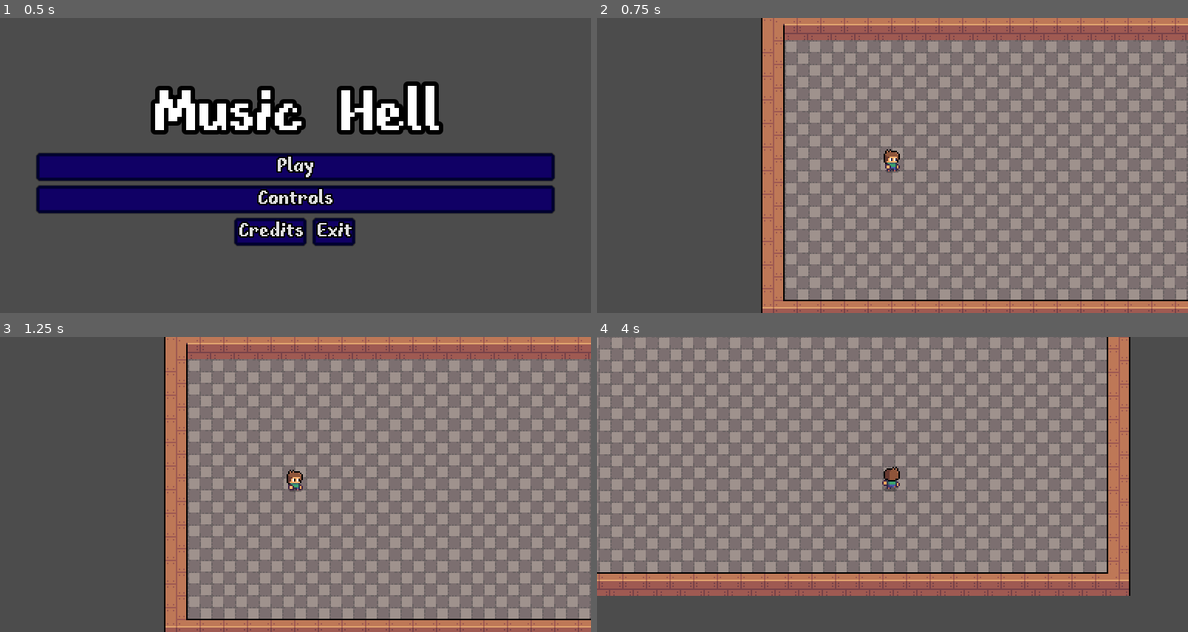
Above: before the commit, frames 1-4 (two rows, left to right).
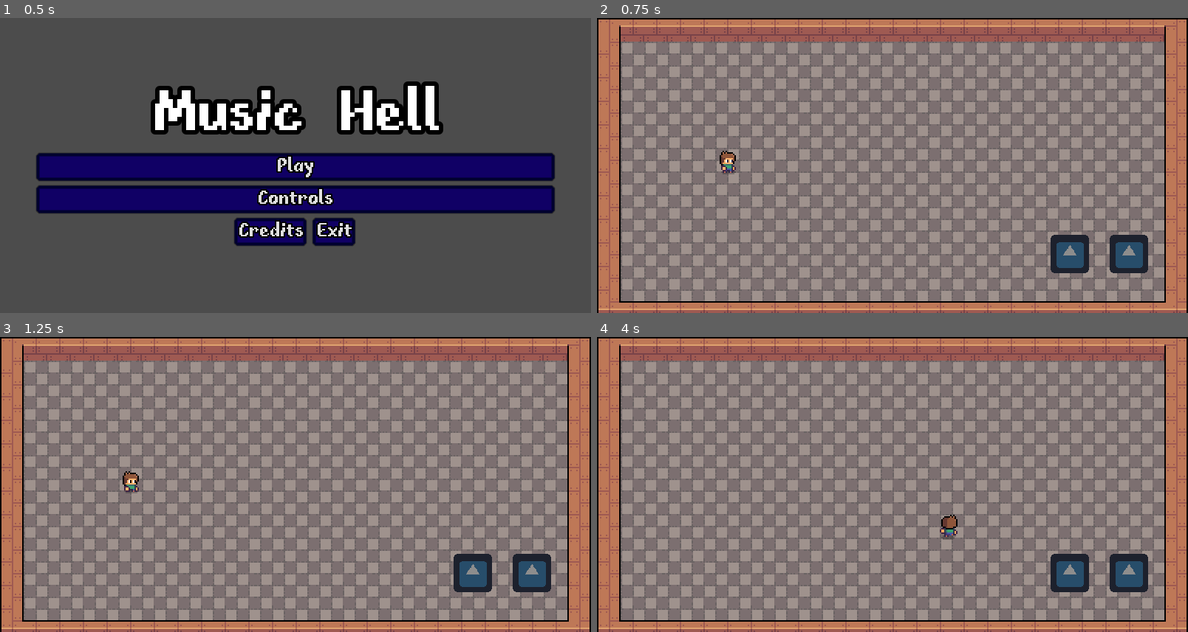
Above: after the commit, the same moments.

Repository: nicolassantibanez/music-hell
Game: Godot game, scene res://scenes/ui/main_menu.tscn
Two runs of this game, one before a commit and one after it. Both use one fixed random seed, a clock stepped at 60 frames per second and the inputs below. The engine's default icon, where the game draws it, is replaced by a stand-in: a white triangle on a blue panel in a dark square.
Inputs (mouse positions are in pixels of both pictures, inside the frame that each line leads up to):
- Up to frame 1 (0.5 s): no input
- Up to frame 2 (0.75 s): click "Play" at 0.5 s
- Up to frame 3 (1.25 s): no input
- Up to frame 4 (4 s): tap Enter at 1.25 s; move the mouse to (1022, 469) at 1.27 s; hold D (move_right) 1.28-2.03 s; click (1022, 469) at 1.42 s; move the mouse to (774, 499) at 2.02 s; hold S (move_down) 2.03-2.78 s; move the mouse to (951, 419) at 2.77 s; hold D (move_right) 2.78-3.53 s; move the mouse to (862, 543) at 3.52 s; hold W (move_up) from 3.53 s (still down); click (862, 543) at 3.67 s

Frame 1 is identical in both runs. In frame 2, 53% of the frame differs, in the area x 0-100%, y 0-100%; in frame 3, 53%; in frame 4, 86%.
Error after the commit: Parse Error: Can't preload resource at path: res://addons/midi/ADSR.tscn (res://addons/midi/MidiPlayer.gd:13)

Commit message:
feat: Added rhytm mechanic to level 1

Diff:
--- a/scenes/level_01.tscn
+++ b/scenes/level_01.tscn
@@ -1,7 +1,8 @@
-[gd_scene load_steps=12 format=2]
+[gd_scene load_steps=13 format=2]
 
 [ext_resource path="res://assets/Fondo/4 Walls, Floor & Doors.png" type="Texture" id=1]
 [ext_resource path="res://scenes/Prota.tscn" type="PackedScene" id=2]
+[ext_resource path="res://scenes/rhythm_test.tscn" type="PackedScene" id=3]
 
 [sub_resource type="ConvexPolygonShape2D" id=1]
 points = PoolVector2Array( 16, 16, 0, 16, 0, 0, 16, 0 )
@@ -111,3 +112,10 @@
 
 [node name="Prota" parent="." instance=ExtResource( 2 )]
 position = Vector2( 89, 101 )
+
+[node name="Node2D" parent="." instance=ExtResource( 3 )]
+z_index = 2
+
+[node name="Camera2D" type="Camera2D" parent="."]
+offset = Vector2( 200, 100 )
+current = true
--- a/scenes/note_catcher.tscn
+++ b/scenes/note_catcher.tscn
@@ -4,13 +4,19 @@
 [ext_resource path="res://icon.png" type="Texture" id=2]
 
 [sub_resource type="RectangleShape2D" id=1]
-extents = Vector2( 32, 32 )
+extents = Vector2( 21.6667, 21.6667 )
 
 [node name="note_catcher" type="Area2D"]
+scale = Vector2( 0.6, 0.6 )
+collision_layer = 8
+collision_mask = 8
 script = ExtResource( 1 )
 
 [node name="Sprite" type="Sprite" parent="."]
+modulate = Color( 0.957516, 0.957516, 0.957516, 1 )
+scale = Vector2( 0.666667, 0.666667 )
 texture = ExtResource( 2 )
 
 [node name="CollisionShape2D" type="CollisionShape2D" parent="."]
+scale = Vector2( 1, 1 )
 shape = SubResource( 1 )
--- a/scenes/play_note.tscn
+++ b/scenes/play_note.tscn
@@ -7,6 +7,9 @@
 extents = Vector2( 32, 32 )
 
 [node name="play_note" type="KinematicBody2D"]
+scale = Vector2( 0.5, 0.5 )
+collision_layer = 8
+collision_mask = 8
 script = ExtResource( 2 )
 
 [node name="Sprite" type="Sprite" parent="."]
--- a/scenes/rhythm_test.tscn
+++ b/scenes/rhythm_test.tscn
@@ -27,12 +27,12 @@
 
 [node name="left_catcher" parent="Buttons" instance=ExtResource( 4 )]
 modulate = Color( 0.745098, 0.745098, 0.745098, 1 )
-position = Vector2( 150, 160 )
+position = Vector2( 320, 160 )
 color = Color( 0.992157, 1, 0, 1 )
 
 [node name="right_catcher" parent="Buttons" instance=ExtResource( 4 )]
 modulate = Color( 0.745098, 0.745098, 0.745098, 1 )
-position = Vector2( 250, 160 )
+position = Vector2( 360, 160 )
 color = Color( 0.0627451, 0.72549, 0.168627, 1 )
 
 [node name="Timer" type="Timer" parent="."]
